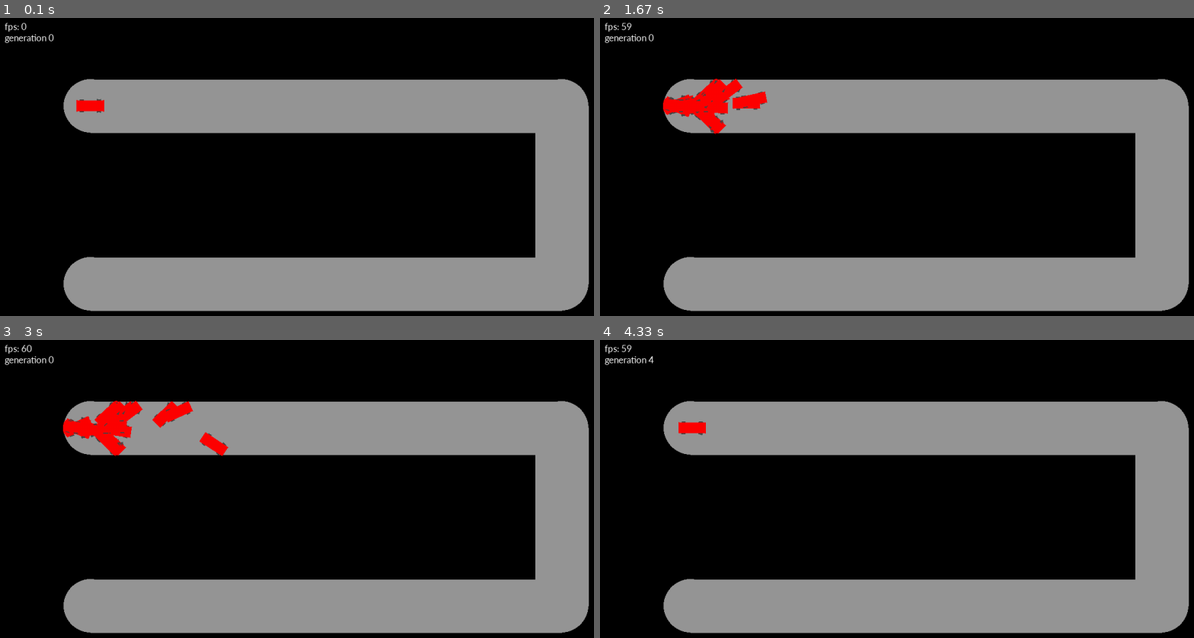
Above: before the commit, frames 1-4 (two rows, left to right).
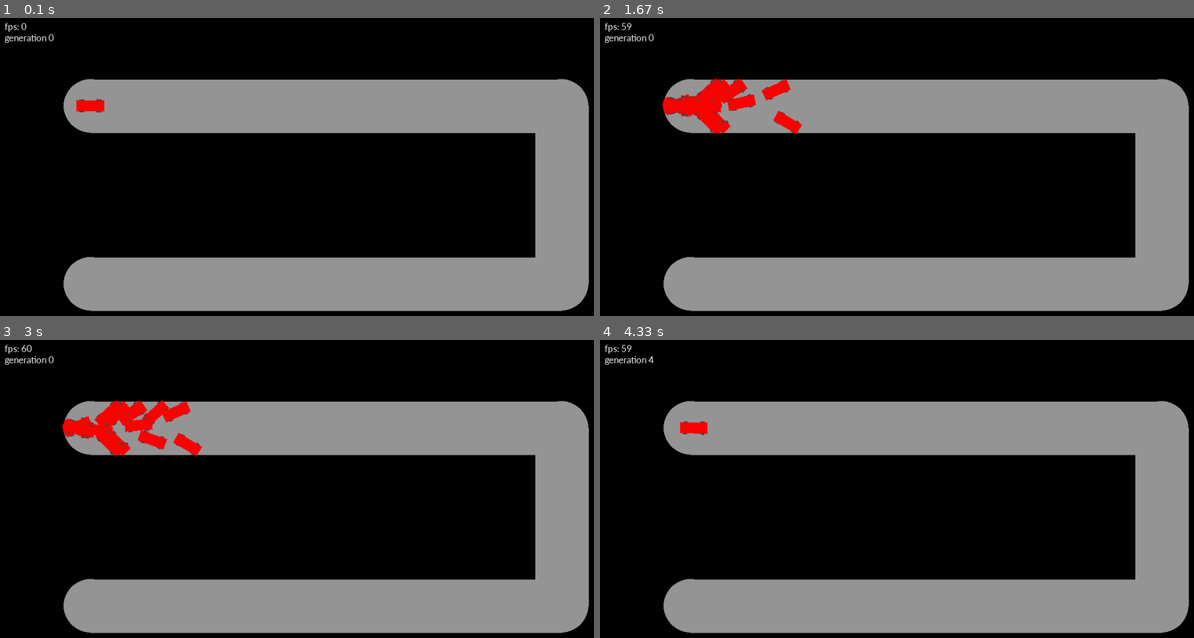
Above: after the commit, the same moments.

Repository: alexelwood14/Hello-AI
Game: pygame game, started from main.py
Same seed, same stepped clock (60 frames per second), same inputs: the game is played once before the commit and once after it.
Inputs (mouse positions are in pixels of both pictures, inside the frame that each line leads up to):
- Up to frame 1 (0.1 s): no input
- Up to frame 2 (1.67 s): click (926, 190) at 0.38 s
- Up to frame 3 (3 s): no input
- Up to frame 4 (4.33 s): tap X at 3.17, 3.57, 3.87, 4.07 s

The runs differ from the first frame. In frame 1, less than 0.1% of the frame differs, in the area x 13-18%, y 27-32%; in frame 2, 0.9%; in frame 3, 1.4%, in the area x 10-39%, y 20-40%; in frame 4, less than 0.1%.

Commit message:
Increased acceleration and removed max gen time

Diff:
--- a/car_o.py
+++ b/car_o.py
@@ -175,7 +175,7 @@
         inputs = self.ai.process([speed_forwards, speed_backwards, wheel_right, wheel_left,
                                   self.forward_dist, self.right_dist, self.left_dist])
 
-        self.acc = (inputs[0] - inputs[1]) * 100
+        self.acc = (inputs[0] - inputs[1]) * 200
         self.wheel_vel = (inputs[2] - inputs[3]) * 2
 
         self.wheel_ang += self.wheel_vel * frame_time
--- a/game.py
+++ b/game.py
@@ -72,7 +72,8 @@
         if not paused:
             gen_time += frame_time
         if gen_time >= 10:
-            simulating = False
+            pass
+            #simulating = False
 
         #process inputs
         for event in pygame.event.get():
